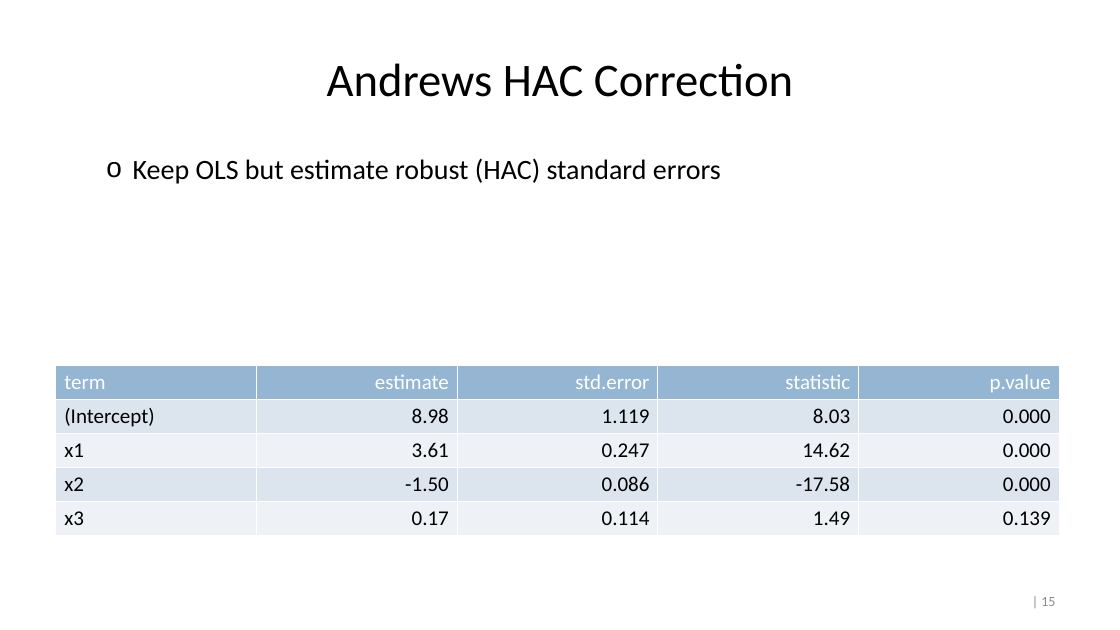
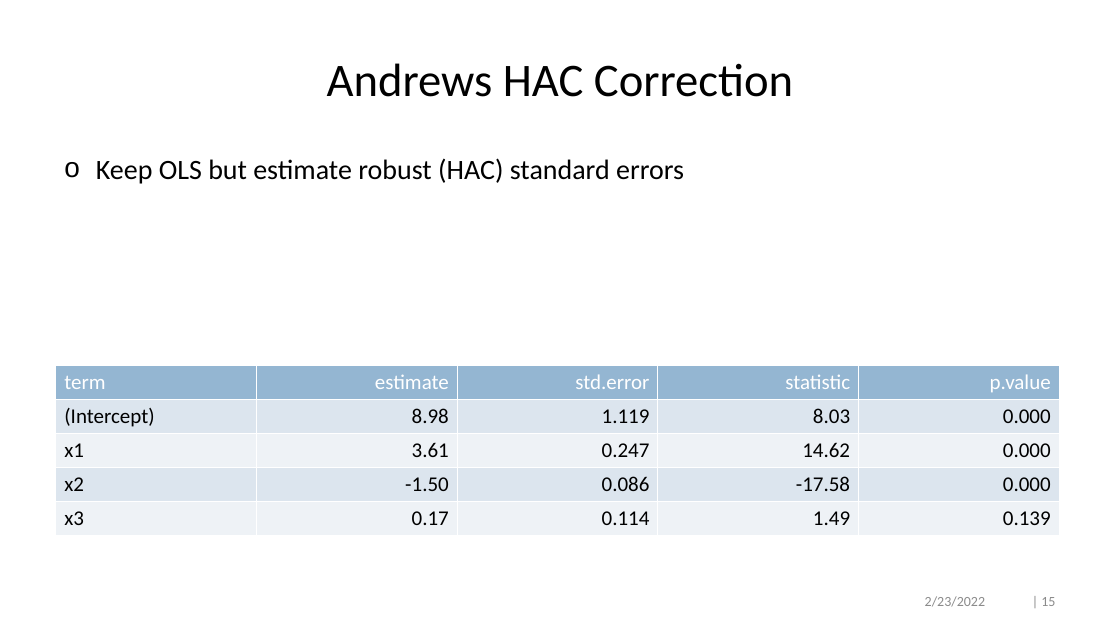
Before and after one commit to crossxwill/Northwestern_MSIA_2022, a slide deck: slide 15 of time_series_regression.pptx. Drawn at 1120x630 pixels with LibreOffice and Linux fonts; fonts in the diff are those of the drawing. Boxes give left, top, right and bottom in pixels: in the first picture for what was removed or moved away, otherwise in the second. Text is boxed around its words. In the diff, an @@ line names an element or a change of style, - is before the commit and + after.

```diff
--- a/time_series_regression.pptx
+++ b/time_series_regression.pptx
@@ text "Keep OLS but estimate robust ..." at [96, 158, 684, 184]: list level 2 to 1 in "Keep OLS but estimate robust ..." @@
@@ text added at [925, 596, 985, 607], 12 pt, text #8C8C8C @@
+2/23/2022
```
Also in this commit, not shown: 30 other slides changed, 2 other files.
